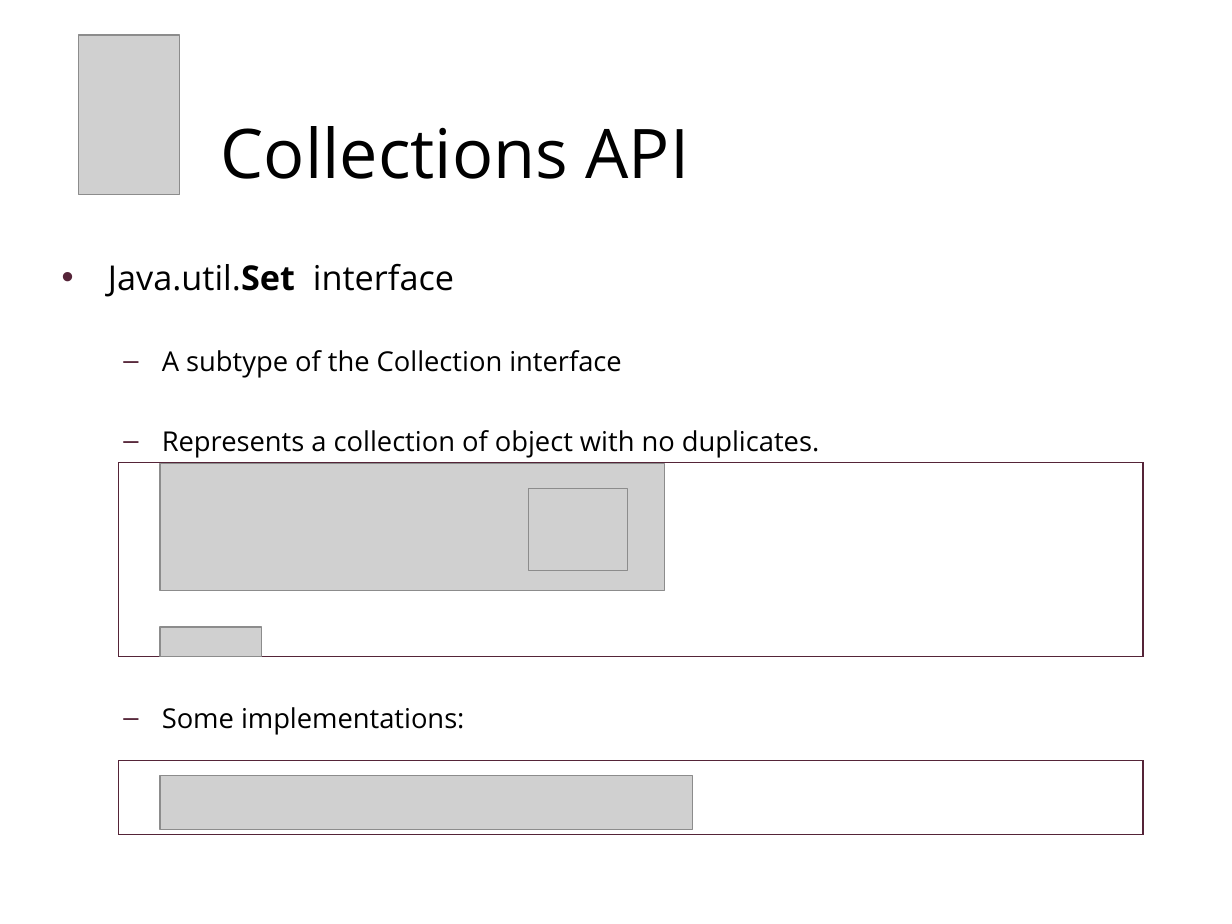
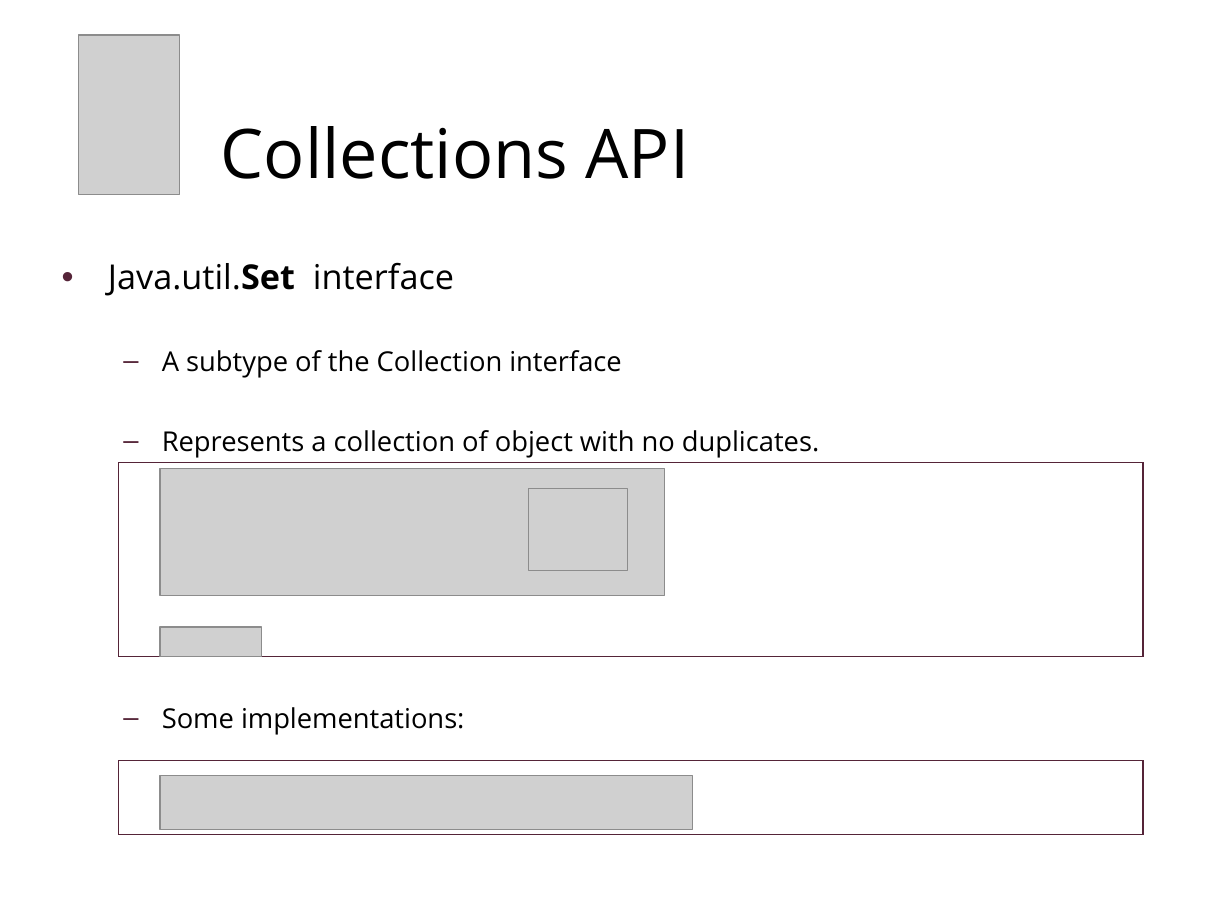
Before and after one commit to chaimt/Tikal-Java-RoadMap, a slide deck: slide 19 of Presentations/2a - Collections.pptx (slide 18 before the commit). Drawn at 1232x924 pixels with LibreOffice and Linux fonts; fonts in the diff are those of the drawing; grey boxes stand for pictures; background and template pictures are left out. Boxes give left, top, right and bottom in pixels: in the first picture for what was removed or moved away, otherwise in the second. Text is boxed around its words. In the diff, an @@ line names an element or a change of style, - is before the commit and + after.

```diff
--- a/Presentations/2a - Collections.pptx
+++ b/Presentations/2a - Collections.pptx
@@ text "Java.util.Set interface" rewrapped from (108,263,819,458) to (108,262,819,735) @@
@@ picture: place and size @@
-picture at (160,463,664,590)
+picture at (160,468,664,595)
```
Also in this commit, not shown: 9 other slides changed, 2 slides added, 4 slides removed, 1 other file.
